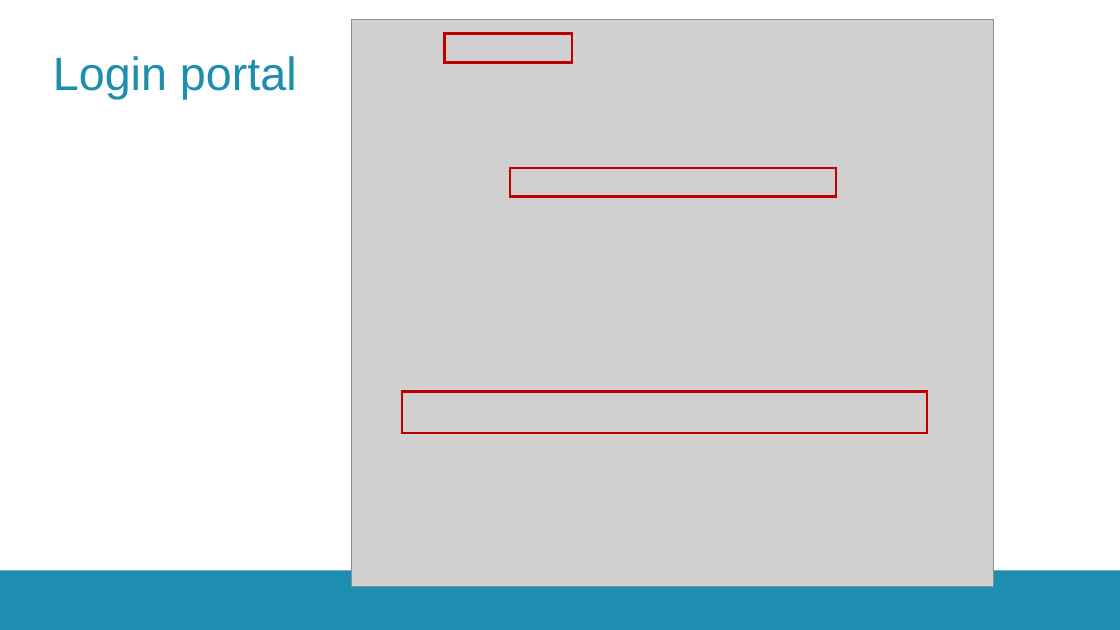
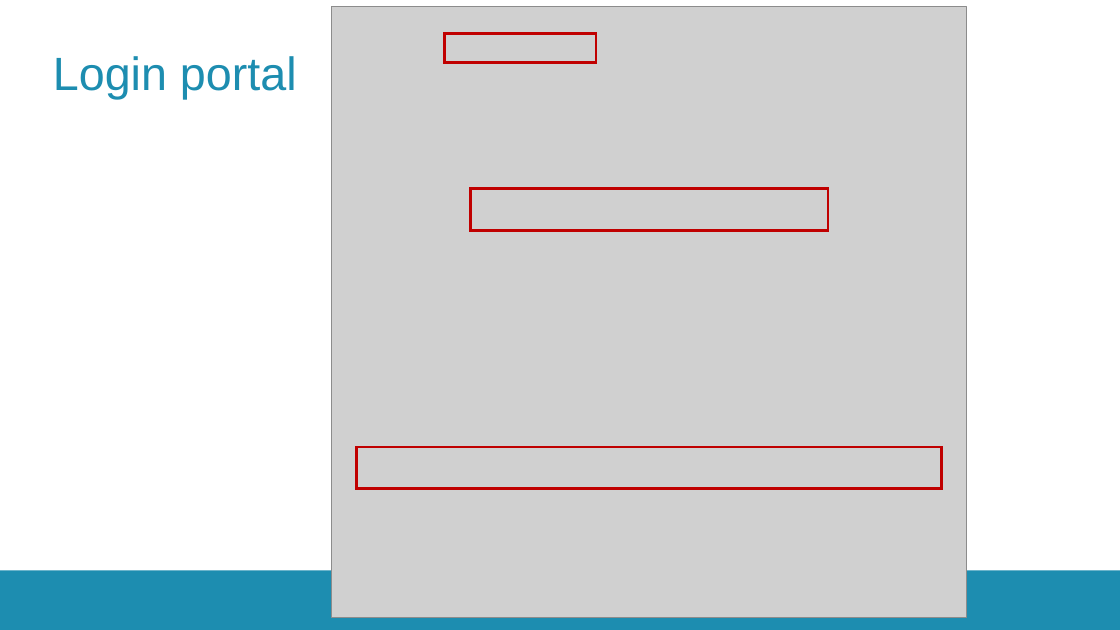
Before and after one commit to hpcleuven/iRODS-local-admin-training, a slide deck: slide 6 of 03_KULeuven-testbed-infrastructuur.pptx. Drawn at 1120x630 pixels with LibreOffice and Linux fonts; fonts in the diff are those of the drawing; grey boxes stand for pictures; background and template pictures are left out. Boxes give left, top, right and bottom in pixels: in the first picture for what was removed or moved away, otherwise in the second. Text is boxed around its words. In the diff, an @@ line names an element or a change of style, - is before the commit and + after.

```diff
--- a/03_KULeuven-testbed-infrastructuur.pptx
+++ b/03_KULeuven-testbed-infrastructuur.pptx
@@ picture: place and size @@
-picture at [352, 19, 993, 586]
+picture at [332, 7, 966, 618]
@@ rectangle: place and size @@
-rectangle at [444, 34, 572, 62]
+rectangle at [444, 34, 596, 62]
@@ rectangle: place and size @@
-rectangle at [510, 168, 836, 197]
+rectangle at [471, 189, 828, 231]
@@ rectangle: place and size @@
-rectangle at [402, 392, 928, 433]
+rectangle at [357, 447, 942, 488]
```
Also in this commit, not shown: 3 other slides changed, 1 slide added, 4 other files.
